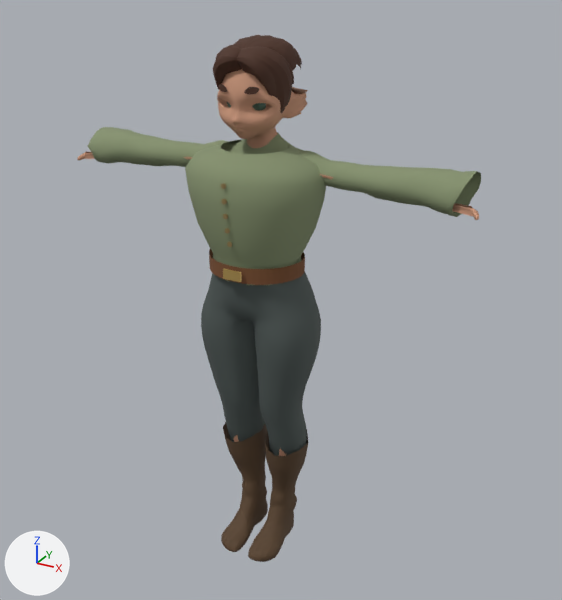
A saved change to the glTF model game/assets/humanoids/human/human_male_humanoid_rig_v1.glb.
Both versions are drawn from a camera (50 mm lens) standing at (1.166, -1.981, 1.944) and looking at (0.055, 0.039, 0.935). The axes (+X, +Y, +Z) are drawn at lower left. The lights are the same throughout. The older version comes first. Vertices at exactly the same position are counted once.

The first picture shows 'HumanBody', 'HumanBoots', 'HumanBrows', 'HumanEyes', 'HumanMaleLeatherBelt', 'HumanMaleShortHair', 'HumanMaleWorkShirt', 'HumanShirt', 'HumanTrousers' and 2 more.
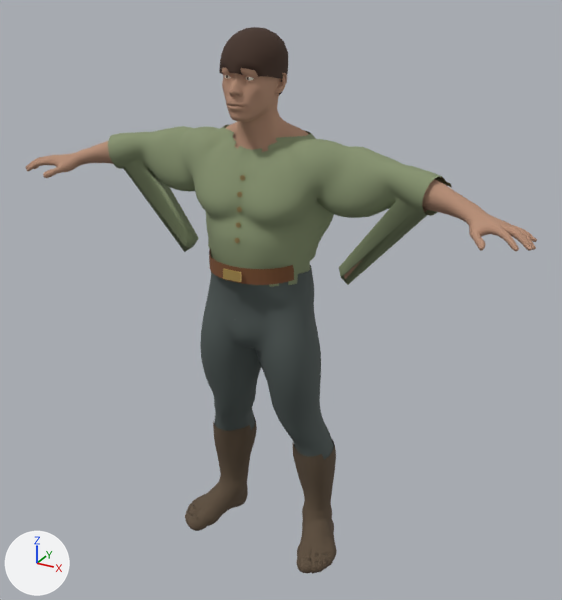
Not visible in the pictures: 'HumanMaleEyeBall_r', 'HumanMaleIris_l', 'HumanMaleIris_r', 'HumanMalePupil_l', 'HumanMalePupil_r'.

Patch to the scene script:
```diff
--- a/game/assets/humanoids/human/human_male_humanoid_rig_v1.glb.py
+++ b/game/assets/humanoids/human/human_male_humanoid_rig_v1.glb.py
@@ mat_human_male_trousers @@
 n0 = _N.new('ShaderNodeBsdfPrincipled'); n0.name = 'Principled BSDF'
+n0.inputs[0].default_value = (0.075, 0.095, 0.09, 1.0)  # 'Base Color', dark grey #4d5755
 n0.inputs[2].default_value = 0.82  # 'Roughness'
 n1 = _N.new('ShaderNodeOutputMaterial'); n1.name = 'Material Output'
-n2 = _N.new('ShaderNodeMix'); n2.name = 'Mix'
-n2.data_type = 'RGBA'
-n2.blend_type = 'MULTIPLY'
-n2.inputs[0].default_value = 1.0  # 'Factor'
-n2.inputs[7].default_value = (0.075, 0.095, 0.09, 1.0)  # 'B', dark grey #4d5755
-n3 = _N.new('ShaderNodeVertexColor'); n3.name = 'Color Attribute'
 _L.new(n0.outputs[0], n1.inputs[0])  # 'BSDF' to 'Surface'
-_L.new(n2.outputs[2], n0.inputs[0])  # 'Result' to 'Base Color'
-_L.new(n3.outputs[0], n2.inputs[6])  # 'Color' to 'A'
@@ me_humanbodymesh @@
-me_humanbodymesh.from_pydata(...)  # 7196 vertices, 14368 faces; spans x -0.68..0.68, y -0.14..0.13, z 0.01..1.69
-me_humanbodymesh.materials.append(mat_human_skin)
+me_humanbodymesh.from_pydata(...)  # 10686 vertices, 21368 faces; spans x -0.84..0.84, y -0.16..0.14, z 0.01..1.76
+# me_humanbodymesh part 1: 115 vertices moved within x -0.16..0.16, y -0.12..0.08, z 0.54..1.65; 6889 vertices removed from x -0.68..0.68, y -0.14..0.13, z 0.01..1.69; 10379 vertices added at x -0.84..0.84, y -0.16..0.14, z 0.01..1.76
+me_humanbodymesh.materials.append(mat_human_male_skin)  # beige #b68e76
+me_humanbodymesh.materials.append(mat_human_male_boot_leather)  # brown #5d4d3c
@@ me_humanmaleshorthairmesh @@
-me_humanmaleshorthairmesh.from_pydata(...)  # 844 vertices, 1444 faces; spans x -0.116..0.116, y -0.122..0.124, z 1.509..1.745
-me_humanmaleshorthairmesh.materials.append(mat_human_hair)
+me_humanmaleshorthairmesh.from_pydata(...)  # 433 vertices, 816 faces; spans x -0.09..0.09, y -0.13..0.093, z 1.564..1.769
+# me_humanmaleshorthairmesh part 2: the loose piece of 453 vertices spanning x -0.109..0.109, y -0.082..0.124, z 1.581..1.745 is rebuilt with 433 vertices and now spans x -0.09..0.09, y -0.13..0.093, z 1.564..1.769, in mat_human_male_hair (brown #422e22)
+# me_humanmaleshorthairmesh part 3: the loose piece of 391 vertices spanning x -0.116..0.116, y -0.122..0.023, z 1.509..1.724 is deleted
+me_humanmaleshorthairmesh.materials.append(mat_human_male_hair)  # brown #422e22
@@ me_humantrousersmesh @@
-me_humantrousersmesh.from_pydata(...)  # 614 vertices, 1184 faces; spans x -0.204..0.204, y -0.14..0.132, z 0.303..1.161
+me_humantrousersmesh.from_pydata(...)  # 952 vertices, 1832 faces; spans x -0.233..0.233, y -0.127..0.156, z 0.289..1.076
+# me_humantrousersmesh part 4: 614 vertices removed from x -0.204..0.204, y -0.14..0.132, z 0.303..1.161; 952 vertices added at x -0.233..0.233, y -0.127..0.156, z 0.289..1.076
 me_humantrousersmesh.materials.append(mat_human_male_trousers)
@@ ob_humanboots @@
-ob_humanboots = bpy.data.objects.new('HumanBoots', me_humanbootsmesh)
@@ ob_humanbrows @@
-ob_humanbrows = bpy.data.objects.new('HumanBrows', me_humanbrowsmesh)
@@ ob_humaneyes @@
-ob_humaneyes = bpy.data.objects.new('HumanEyes', me_humaneyesmesh)
@@ ob_humanmaleworkshirt @@
-ob_humanmaleworkshirt = bpy.data.objects.new('HumanMaleWorkShirt', me_humanmaleworkshirtmesh)
@@ ob_humanshirt @@
-ob_humanshirt = bpy.data.objects.new('HumanShirt', me_humanshirtmesh)
@@ ob_humanmaleshirt @@
+ob_humanmaleshirt = bpy.data.objects.new('HumanMaleShirt', me_humanmaleshirtmesh)  # 1787 vertices, 3428 faces; spans x -0.58..0.58, y -0.129..0.152, z 0.909..1.474; in mat_human_male_workwear (greyish green #86936f)
+ob_humanmaleshirt.location = (0.0, 0.0, 0.0)
@@ ob_humanmalepupil_r @@
+ob_humanmalepupil_r = bpy.data.objects.new('HumanMalePupil_r', me_humanmalepupilmesh_r)  # a UV sphere (16 segments, 8 rings, poles along z) spanning x -0.03603..-0.03203, y -0.11136..-0.10896, z 1.64285..1.64785; in mat_human_male_pupil (black #1d1814)
+ob_humanmalepupil_r.location = (0.0, 0.0, 0.0)
@@ ob_humanmalepupil_l @@
+ob_humanmalepupil_l = bpy.data.objects.new('HumanMalePupil_l', me_humanmalepupilmesh_l)  # a UV sphere (16 segments, 8 rings, poles along z) spanning x 0.03216..0.03616, y -0.11136..-0.10896, z 1.64285..1.64785; in mat_human_male_pupil (black #1d1814)
+ob_humanmalepupil_l.location = (0.0, 0.0, 0.0)
@@ ob_humanmaleiris_r @@
+ob_humanmaleiris_r = bpy.data.objects.new('HumanMaleIris_r', me_humanmaleirismesh_r)  # a UV sphere (16 segments, 8 rings, poles along z) spanning x -0.03883..-0.02923, y -0.11066..-0.10626, z 1.64015..1.65055; in mat_human_male_iris (brown #65482f)
+ob_humanmaleiris_r.location = (0.0, 0.0, 0.0)
@@ ob_humanmaleiris_l @@
+ob_humanmaleiris_l = bpy.data.objects.new('HumanMaleIris_l', me_humanmaleirismesh_l)  # a UV sphere (16 segments, 8 rings, poles along z) spanning x 0.02936..0.03896, y -0.11066..-0.10626, z 1.64015..1.65055; in mat_human_male_iris (brown #65482f)
+ob_humanmaleiris_l.location = (0.0, 0.0, 0.0)
@@ ob_humanmaleeyeball_r @@
+ob_humanmaleeyeball_r = bpy.data.objects.new('HumanMaleEyeBall_r', me_blendermaleeyermesh_001)  # 546 vertices, 1088 faces; spans x -0.0464..-0.0216, y -0.1107..-0.0859, z 1.6329..1.6578; in mat_human_male_eye_white (white #e7e3d7)
+ob_humanmaleeyeball_r.location = (0.0, 0.0, 0.0)
@@ ob_humanmaleeyeball_l @@
+ob_humanmaleeyeball_l = bpy.data.objects.new('HumanMaleEyeBall_l', me_blendermaleeyelmesh_001)  # 546 vertices, 1088 faces; spans x 0.0217..0.0465, y -0.1107..-0.0859, z 1.6329..1.6578; in mat_human_male_eye_white (white #e7e3d7)
+ob_humanmaleeyeball_l.location = (0.0, 0.0, 0.0)
@@ ob_humanmaleboots @@
+ob_humanmaleboots = bpy.data.objects.new('HumanMaleBoots', me_humanmalebootsmesh)  # 2852 vertices, 5660 faces; spans x -0.302..0.303, y -0.128..0.16, z -0.008..0.404; in mat_human_male_boot_leather (brown #5d4d3c)
+ob_humanmaleboots.location = (0.0, 0.0, 0.0)
```

Pixel boxes (x1, y1, x2, y2) of what changed, in the pictures (562 x 600 px):
'HumanMaleShirt', added
    after: (108, 124, 452, 287)
'HumanTrousers', reshaped
    before: (201, 272, 321, 456)
    after: (200, 265, 334, 460)
'HumanMaleWorkShirt', deleted
    before: (185, 139, 326, 285)
'HumanShirt', deleted (green)
    before: (88, 127, 481, 217)
'HumanBody', reshaped
    before: (77, 69, 479, 456)
    after: (26, 67, 537, 279)
'HumanMaleBoots', added (brown)
    after: (185, 417, 337, 574)
'HumanBoots', deleted (brown)
    before: (221, 422, 308, 562)
'HumanMaleShortHair', reshaped
    before: (213, 35, 302, 113)
    after: (219, 27, 288, 95)
'HumanBrows', deleted
    before: (218, 84, 260, 94)
'HumanEyes', deleted
    before: (226, 101, 266, 111)
'HumanMaleEyeBall_l', added
    after: (246, 77, 254, 81)
part 2 of me_humanmaleshorthairmesh, rebuilt
    before: (233, 35, 302, 71)
    after: (219, 27, 288, 95)
part 3 of me_humanmaleshorthairmesh, deleted (brown)
    before: (213, 45, 294, 113)
